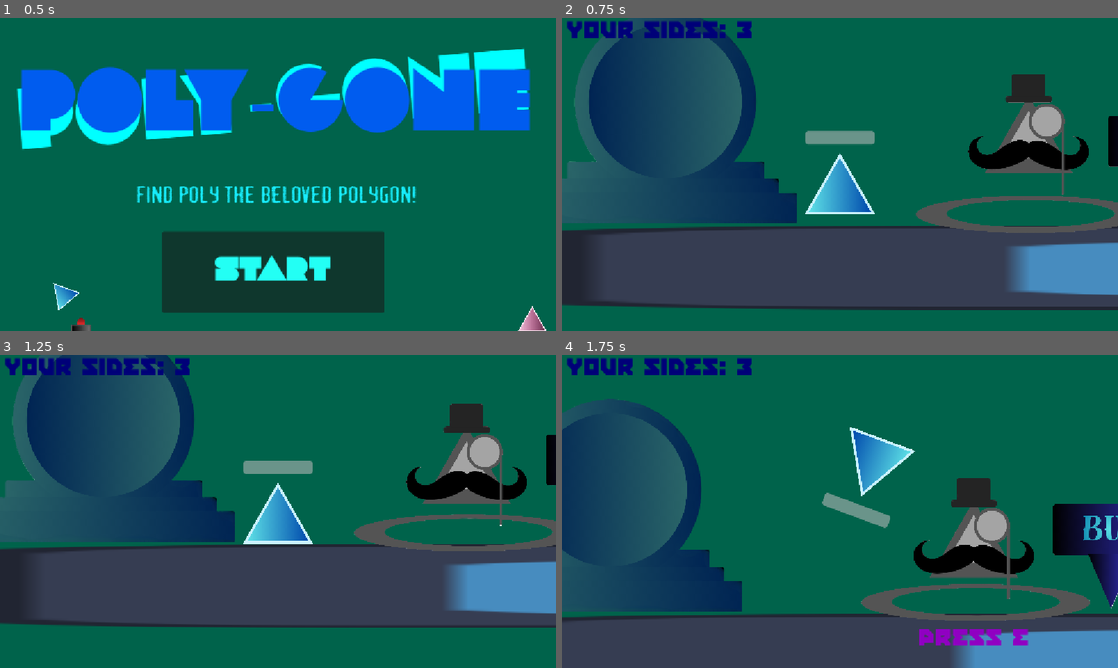
Above: before the commit, frames 1-4 (two rows, left to right).
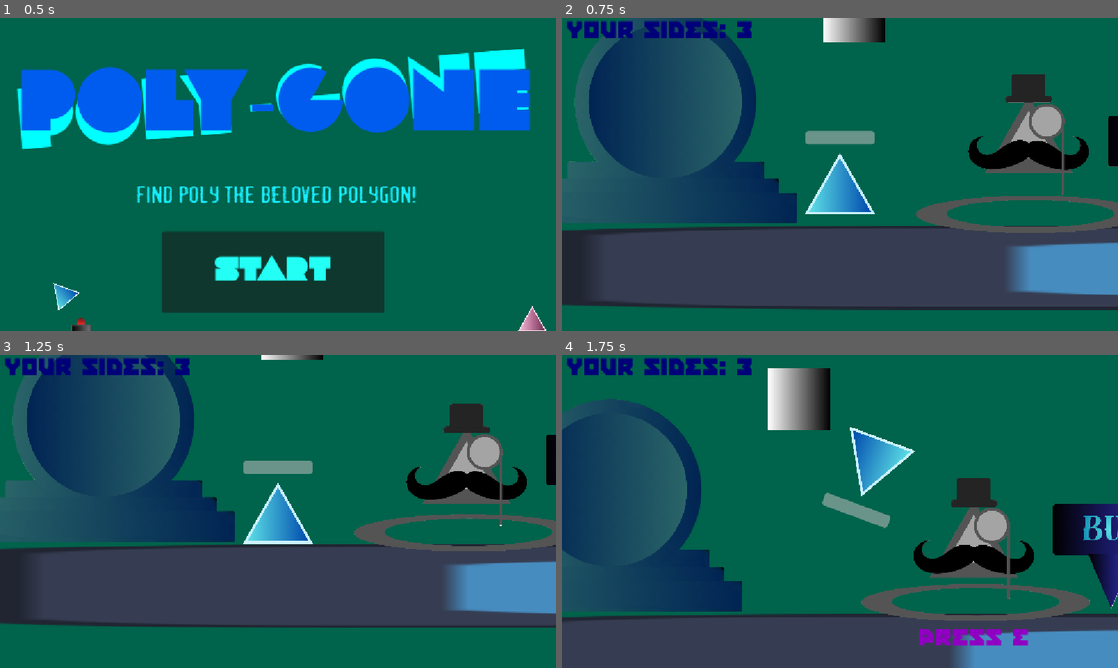
Above: after the commit, the same moments.

Repository: Eldragon126/Shapes
Game: Godot game, scene res://nodes/title_screen.tscn
Same seed, same stepped clock (60 frames per second), same inputs: the game is played once before the commit and once after it. The engine's default icon, where the game draws it, is replaced by a stand-in: a white triangle on a blue panel in a dark square. Sound files missing from this copy of the repository are replaced by a short silence.
Inputs (mouse positions are in pixels of both pictures, inside the frame that each line leads up to):
- Up to frame 1 (0.5 s): no input
- Up to frame 2 (0.75 s): click "Start" at 0.5 s
- Up to frame 3 (1.25 s): no input
- Up to frame 4 (1.75 s): move the mouse to (962, 495) at 1.27 s; hold Right (ui_right) from 1.28 s (still down); tap Space (jump) at 1.35, 1.52 s

Frame 1 is identical in both runs. In frame 2, 0.9% of the frame differs, in the area x 47-59%, y 0-8%; in frame 3, 0.2%; in frame 4, 2.2%, in the area x 37-49%, y 4-24%.

Commit message:
working scene transitions

Diff:
--- a/PlayerManager.gd
+++ b/PlayerManager.gd
@@ -4,6 +4,10 @@
 var player: Node2D = null
 var currency: int = 0
 var game_paused = false
+
+var room_activate = false
+var player_pos: Vector2
+var playerjumponenter: bool
 # Called when the node enters the scene tree for the first time.
 func _ready() -> void:
 	pass # Replace with function body.
--- a/main_scene.tscn
+++ b/main_scene.tscn
@@ -13,6 +13,7 @@
 [ext_resource type="PackedScene" path="res://nodes/Enemies/67_enemy.tscn" id="11_qwutr"]
 [ext_resource type="PackedScene" uid="uid://cxfruhe34d20q" path="res://nodes/Enemies/spike.tscn" id="12_671wp"]
 [ext_resource type="PackedScene" uid="uid://d0bjm8fb2mn6" path="res://nodes/lever.tscn" id="13_mo76n"]
+[ext_resource type="PackedScene" uid="uid://ear8epsstoqg" path="res://nodes/scene_exit.tscn" id="14_42l1d"]
 
 [sub_resource type="CircleShape2D" id="CircleShape2D_wr18j"]
 radius = 62.514
@@ -29,7 +30,7 @@
 
 [node name="player" parent="." instance=ExtResource("2_gyfs4")]
 z_index = 0
-position = Vector2(754, 103)
+position = Vector2(2435, 183)
 
 [node name="enemy_triangle2" parent="." instance=ExtResource("1_gyfs4")]
 position = Vector2(44, 715)
@@ -84,5 +85,18 @@
 position = Vector2(2007, 188)
 
 [node name="ballon_transition" parent="." instance=ExtResource("9_7ycvg")]
+position = Vector2(1334, 200)
+
+[node name="scene_exit" parent="." instance=ExtResource("14_42l1d")]
+position = Vector2(914, 478)
+connected_room = "res://nodes/debug_scene.tscn"
+
+[node name="scene_exit2" parent="." instance=ExtResource("14_42l1d")]
+position = Vector2(548, 962)
+connected_room = "res://main_scene.tscn"
+
+[node name="scene_exit3" parent="." instance=ExtResource("14_42l1d")]
+position = Vector2(1320, 763)
+connected_room = "res://nodes/debug_scene.tscn"
 
 [connection signal="body_entered" from="GetSides" to="GetSides" method="_on_body_entered"]
--- a/nodes/ballon_transition.tscn
+++ b/nodes/ballon_transition.tscn
@@ -47,7 +47,6 @@
 [node name="ballon_transition" type="StaticBody2D"]
 process_mode = 3
 physics_interpolation_mode = 1
-position = Vector2(4, 0)
 collision_layer = 16
 collision_mask = 255
 script = ExtResource("1_j6q8f")
--- a/nodes/debug_scene.tscn
+++ b/nodes/debug_scene.tscn
@@ -9,6 +9,7 @@
 [ext_resource type="PackedScene" uid="uid://c6dyik6epnkt0" path="res://nodes/ballon_transition.tscn" id="7_iqdfs"]
 [ext_resource type="AudioStream" uid="uid://douojtt6kiabb" path="res://assets/Chill Background (Name Later).mp3" id="8_d13pl"]
 [ext_resource type="PackedScene" path="res://nodes/Enemies/67_enemy.tscn" id="9_3jfbe"]
+[ext_resource type="PackedScene" uid="uid://ear8epsstoqg" path="res://nodes/scene_exit.tscn" id="10_bse77"]
 
 [sub_resource type="RectangleShape2D" id="RectangleShape2D_wkvbf"]
 size = Vector2(6902, 112)
@@ -88,6 +89,7 @@
 
 [node name="ballon_transition" parent="." instance=ExtResource("7_iqdfs")]
 position = Vector2(47, -29)
+current_floor = 2
 
 [node name="AudioStreamPlayer" type="AudioStreamPlayer" parent="."]
 stream = ExtResource("8_d13pl")
@@ -97,3 +99,17 @@
 [node name="67Enemy" parent="." instance=ExtResource("9_3jfbe")]
 position = Vector2(7089, -444)
 mass = 0.1
+
+[node name="scene_exit" parent="." instance=ExtResource("10_bse77")]
+position = Vector2(1227, -453)
+connected_room = "res://main_scene.tscn"
+player_pos = Vector2(-213, 1104)
+
+[node name="scene_exit2" parent="." instance=ExtResource("10_bse77")]
+position = Vector2(-648, -97)
+connected_room = "res://nodes/debug_scene.tscn"
+
+[node name="scene_exit3" parent="." instance=ExtResource("10_bse77")]
+position = Vector2(61, 873)
+connected_room = "res://main_scene.tscn"
+player_pos = Vector2(-213, 1104)
--- a/nodes/scene_exit.tscn
+++ b/nodes/scene_exit.tscn
@@ -1,7 +1,7 @@
 [gd_scene load_steps=4 format=3 uid="uid://ear8epsstoqg"]
 
 [ext_resource type="Script" uid="uid://cmpo5hsqqgvb3" path="res://scripts/scene_exit.gd" id="1_hx1ot"]
-[ext_resource type="Texture2D" uid="uid://js4tpq8uy8bp" path="res://icon.svg" id="1_kgbk7"]
+[ext_resource type="Texture2D" uid="uid://c5ufof1cv61cv" path="res://assets/scene_transition.png" id="2_hx1ot"]
 
 [sub_resource type="RectangleShape2D" id="RectangleShape2D_hx1ot"]
 size = Vector2(128, 128)
@@ -10,7 +10,8 @@
 script = ExtResource("1_hx1ot")
 
 [node name="Sprite2D" type="Sprite2D" parent="."]
-texture = ExtResource("1_kgbk7")
+scale = Vector2(0.6666667, 0.6666667)
+texture = ExtResource("2_hx1ot")
 
 [node name="CollisionShape2D" type="CollisionShape2D" parent="."]
 shape = SubResource("RectangleShape2D_hx1ot")
--- a/project.godot
+++ b/project.godot
@@ -101,6 +101,11 @@
 "events": [Object(InputEventKey,"resource_local_to_scene":false,"resource_name":"","device":-1,"window_id":0,"alt_press …(192 unchanged characters)…
 ]
 }
+escape_interact={
+"deadzone": 0.2,
+"events": [Object(InputEventKey,"resource_local_to_scene":false,"resource_name":"","device":-1,"window_id":0,"alt_pressed":false,"shift_pressed":false,"ctrl_pressed":false,"meta_pressed":false,"pressed":false,"keycode":0,"physical_keycode":4194305,"key_label":0,"unicode":0,"location":0,"echo":false,"script":null)
+]
+}
 
 [layer_names]
 
--- a/scripts/ballon_transition.gd
+++ b/scripts/ballon_transition.gd
@@ -1,10 +1,10 @@
 extends StaticBody2D
 var player: Node2D
+@export var current_floor: int
 
 # Called when the node enters the scene tree for the first time.
 func _ready() -> void:
 	player = PlayerManager.player
-	print("The balloons position is: " + str(position))
 	#position=player.position
 
 # Called every frame. 'delta' is the elapsed time since the previous frame.
@@ -28,12 +28,15 @@
 func _on_floor_3_pressed() -> void:
 	print("thrid floor")
 	#$AnimationPlayer.play("ballon_ui")
-	var ballon_down = get_tree().create_tween()
-	var player_down = get_tree().create_tween()
-	ballon_down.set_ignore_time_scale(true)
-	player_down.set_ignore_time_scale(true)
-	#player.get_node("./player_cam").enabled = false
-	ballon_down.tween_property($Sprite2D, "scale", Vector2(2, 2), 2.0)
-	ballon_down.parallel().tween_property(self, "position:y", self.position.y + 800, 6.0)
-	player_down.parallel().tween_property(player, "position:y", player.position.y + 800, 6.0)
-	ballon_down.parallel().tween_property($player_cam, "position:y", player.position.y + 800, 6.0)
+	if current_floor != 3:
+		var ballon_down = get_tree().create_tween()
+		var player_down = get_tree().create_tween()
+		ballon_down.set_ignore_time_scale(true)
+		player_down.set_ignore_time_scale(true)
+		#player.get_node("./player_cam").enabled = false
+		ballon_down.tween_property($Sprite2D, "scale", Vector2(2, 2), 2.0)
+		ballon_down.parallel().tween_property(self, "position:y", self.position.y + 800, 6.0)
+		player_down.parallel().tween_property(player, "position:y", player.position.y + 800, 6.0)
+		ballon_down.parallel().tween_property($player_cam, "position:y", player.position.y + 800, 6.0)
+	else:
+		print("already on that floor")
--- a/scripts/player.gd
+++ b/scripts/player.gd
@@ -18,6 +18,11 @@
 # Called when the node enters the scene tree for the first time.
 func _ready() -> void:
 	PlayerManager.player = self
+	if PlayerManager.room_activate:
+		global_position = PlayerManager.player_pos
+		if PlayerManager.playerjumponenter:
+			velocity.y = jump_speed
+		PlayerManager.room_activate = false
 
 
 # Called every frame. 'delta' is the elapsed time since the previous frame.
--- a/scripts/scene_exit.gd
+++ b/scripts/scene_exit.gd
@@ -1,5 +1,8 @@
 extends Area2D
 
+@export var connected_room: String
+@export var player_pos: Vector2
+@export var playerjumponenter: bool = false
 
 # Called when the node enters the scene tree for the first time.
 func _ready() -> void:
@@ -12,4 +15,10 @@
 
 
 func _on_body_entered(body: Node2D) -> void:
-	get_tree().change_scene_to_file("res://main_scene.tscn")
+	if body == PlayerManager.player:
+		PlayerManager.room_activate = true
+		PlayerManager.game_paused = false
+		Engine.time_scale = 1
+		PlayerManager.player_pos = player_pos
+		PlayerManager.playerjumponenter = playerjumponenter
+		get_tree().call_deferred("change_scene_to_file", connected_room)
Binary file added: assets/scene_transition.png
Not shown, added: assets/scene_transition.png.import
Not shown: 1 places in main_scene.tscn that only renumber resources
Not shown: 1 places in nodes/debug_scene.tscn that only renumber resources
